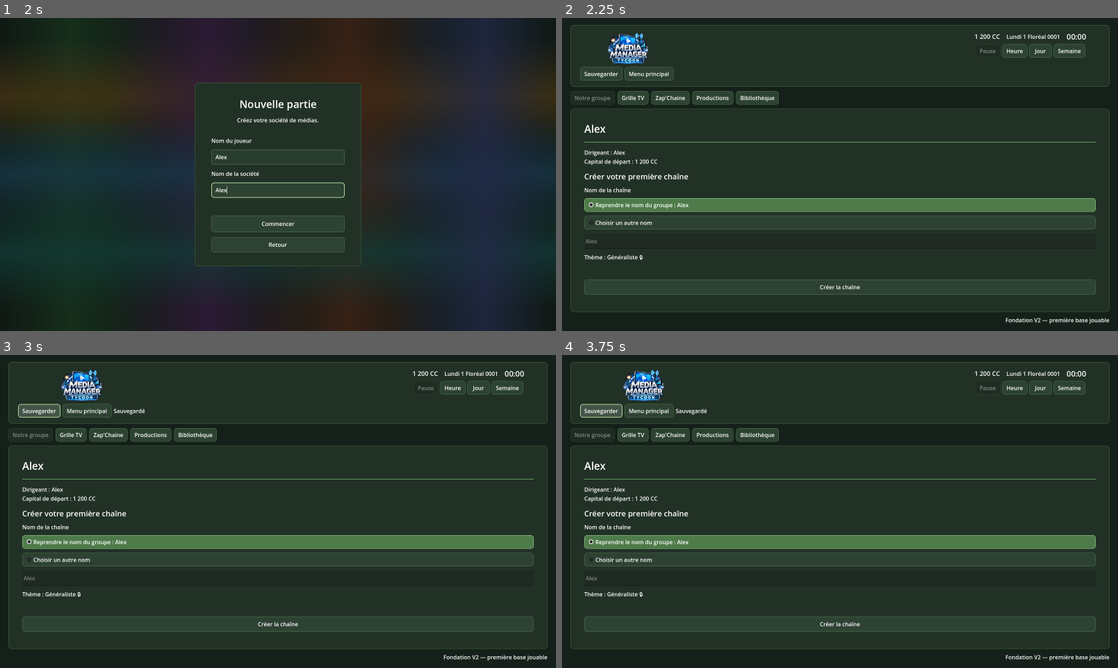
Above: before the commit, frames 1-4 (two rows, left to right).
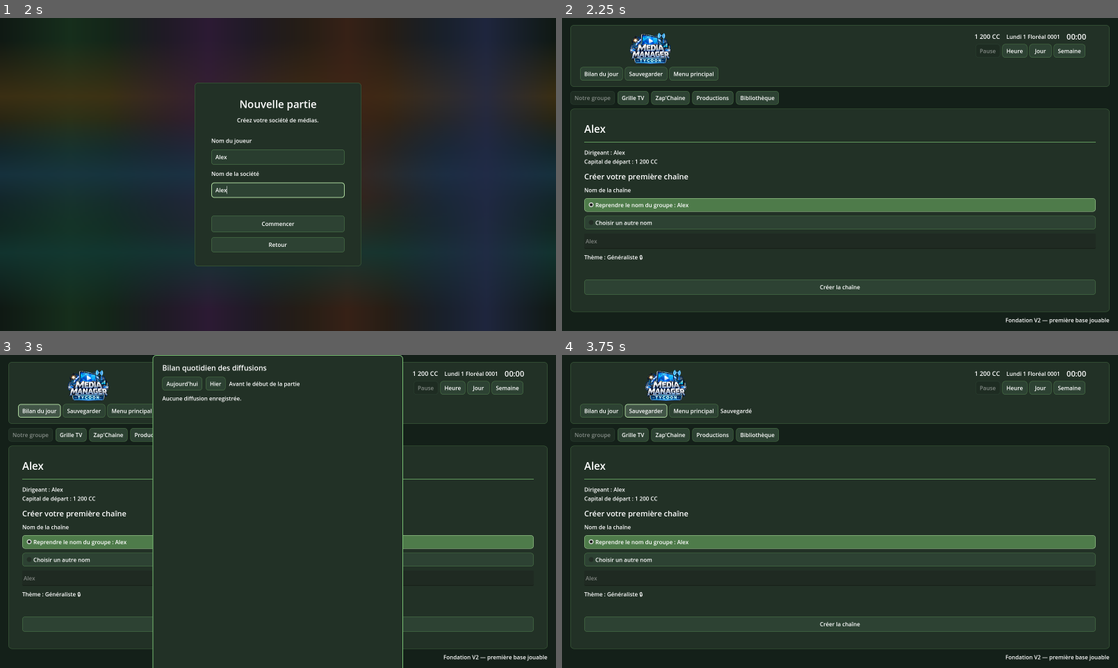
Above: after the commit, the same moments.

Repository: Adrienco69/MediaManagerTycoon_V2
Game: Godot game, scene res://scenes/main.tscn
The game is run twice, just before and just after one commit, with the same random seed, the same clock (stepped at 60 frames per second) and the same inputs.
Inputs (mouse positions are in pixels of both pictures, inside the frame that each line leads up to):
- Up to frame 1 (2 s): click "Nouvelle partie" at 0.5 s; click (278, 155) at 1.27 s; type "Alex" at 1.35 s; click (278, 190) at 1.5 s; type "Alex" at 1.58 s
- Up to frame 2 (2.25 s): click "Commencer" at 2 s
- Up to frame 3 (3 s): click (38, 411) at 2.75 s, where only the run after the commit has a clickable "Bilan du jour"
- Up to frame 4 (3.75 s): click "Sauvegarder" at 3.5 s

Frame 1 is identical in both runs. In frame 2, 1.2% of the frame differs, in the area x 4-29%, y 4-20%; in frame 3, 4.8%, in the area x 4-73%, y 0-100%; in frame 4, 1.4%.

Commit message:
Ajouter bouton Bilan du jour à l'interface du jeu

Diff:
--- a/scripts/main.gd
+++ b/scripts/main.gd
@@ -15,6 +15,7 @@
 const LibraryPageControllerScript = preload("res://scripts/ui/library_page_controller.gd")
 const LibraryProgramDetailControllerScript = preload("res://scripts/ui/library_program_detail_controller.gd")
 const MainContentScrollScript = preload("res://scripts/ui/main_content_scroll.gd")
+const DailyBroadcastReportScript = preload("res://scripts/ui/daily_broadcast_report.gd")
 
 @onready var background: ColorRect = $Background
 @onready var start_screen: Control = %StartScreen
@@ -54,6 +55,7 @@
 
 var _last_theme_day_key: int = -1
 var _main_content_scroll: ScrollContainer
+var _daily_report_button: Button
 var _save_button: Button
 var _main_menu_button: Button
 var _save_status_label: Label
@@ -87,6 +89,7 @@
 	_save_button = header_actions.get("save_button") as Button
 	_main_menu_button = header_actions.get("menu_button") as Button
 	_save_status_label = header_actions.get("status_label") as Label
+	_setup_daily_report_button()
 	_continue_game_button = StartMenuControllerScript.ensure_continue_button(home_panel, _continue_game)
 	_quit_game_button = StartMenuControllerScript.ensure_quit_button(home_panel, _quit_game)
 	_setup_delete_save_controls()
@@ -95,6 +98,26 @@
 	_connect_buttons()
 	_refresh_all()
 	_show_start_screen()
+
+
+func _setup_daily_report_button() -> void:
+	if _save_button == null:
+		return
+	var actions: HBoxContainer = _save_button.get_parent() as HBoxContainer
+	if actions == null:
+		return
+	_daily_report_button = actions.get_node_or_null("DailyReportButton") as Button
+	if _daily_report_button == null:
+		_daily_report_button = Button.new()
+		_daily_report_button.name = "DailyReportButton"
+		_daily_report_button.text = "Bilan du jour"
+		_daily_report_button.custom_minimum_size = Vector2(112, 30)
+		actions.add_child(_daily_report_button)
+		actions.move_child(_daily_report_button, _save_button.get_index())
+	_daily_report_button.pressed.connect(func() -> void:
+		if GameState.has_started_game() and game_ui.visible:
+			DailyBroadcastReportScript.open(self)
+	)
 
 
 func _setup_start_screen_gradient() -> void:
